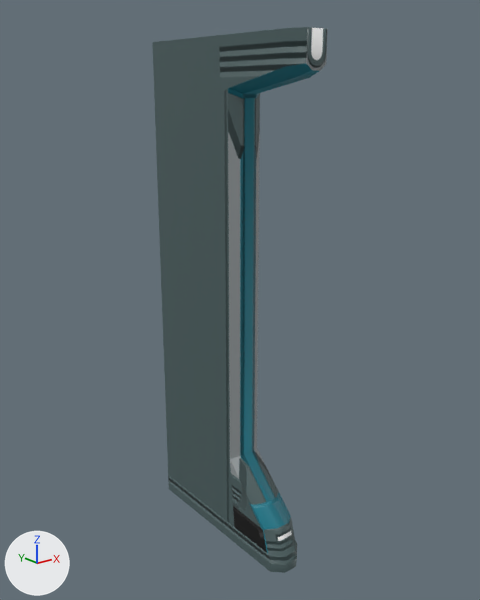
A saved change to the FBX model OMH_Proto/Assets/[Project]/Visuals/ENV/ENV_Decor/ENV_Static/ENV_Structures_Wall/Separator/InterWallFrame_01.fbx.
Camera for both pictures: a 50 mm lens placed at (2.76, -18.8, 3.63), pointed at (5.89, -14.88, 2.07). The lights are fixed; the arrows at lower left show +X, +Y and +Z. Where no turn or scale is listed for an object, it has been applied to the vertices.

The first picture shows 'arche_2_lowpoly.037'.
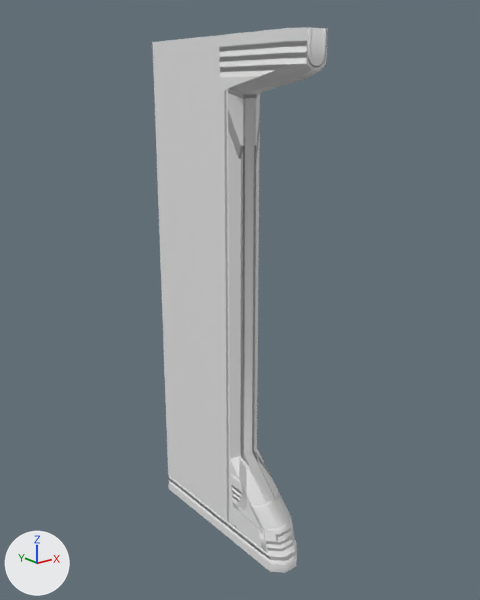
The newer file is also turned or shifted as a whole; pictures and numbers use the older file's frame.

What differs and where, as boxes (x1, y1, x2, y2) in the pictures (480 x 600 px):
'arche_2_lowpoly.037', surface changed (cyan to grey): (152, 27, 328, 573) in both

Diff of the bpy script that builds the scene:
```diff
--- a/OMH_Proto/Assets/[Project]/Visuals/ENV/ENV_Decor/ENV_Static/ENV_Structures_Wall/Separator/InterWallFrame_01.fbx.py
+++ b/OMH_Proto/Assets/[Project]/Visuals/ENV/ENV_Decor/ENV_Static/ENV_Structures_Wall/Separator/InterWallFrame_01.fbx.py
@@ mat_trimsheetwall @@
 n0 = _N.new('ShaderNodeBsdfPrincipled'); n0.name = 'Principled BSDF'
 n2 = _N.new('ShaderNodeTexImage'); n2.name = 'Image Texture'
-n2.image = img_trimsheetmurcolor_png
-n3 = _N.new('ShaderNodeTexImage'); n3.name = 'Image Texture.001'
-n3.image = img_trimsheetmurnormal_png
+n2.image = img_trimsheetmurnormal_png
 n4 = _N.new('ShaderNodeNormalMap'); n4.name = 'Normal Map'
-_L.new(n2.outputs[0], n0.inputs[0])  # 'Color' to 'Base Color'
-_L.new(n3.outputs[0], n4.inputs[1])  # 'Color' to 'Color'
 _L.new(n4.outputs[0], n0.inputs[5])  # 'Normal' to 'Normal'
 _L.new(n0.outputs[0], n1.inputs[0])  # 'BSDF' to 'Surface'
+_L.new(n2.outputs[0], n4.inputs[1])  # 'Color' to 'Color'
```
